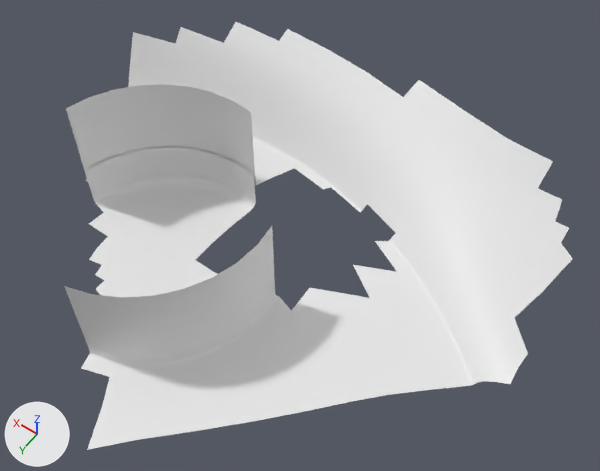
What one commit did to the OBJ model PadForge.App/3DModels/DS4/MagmaRed/B4.obj.
Both versions are drawn from a 50 mm lens placed at (35.8, 2.4, 10.7), pointed at (48.1, -14.9, -16.5). Every picture has the same lights, and +X, +Y and +Z are marked at lower left. The older version comes first. Where no turn or scale is listed for an object, it has been applied to the vertices.

In view in the first picture: 'B4'.
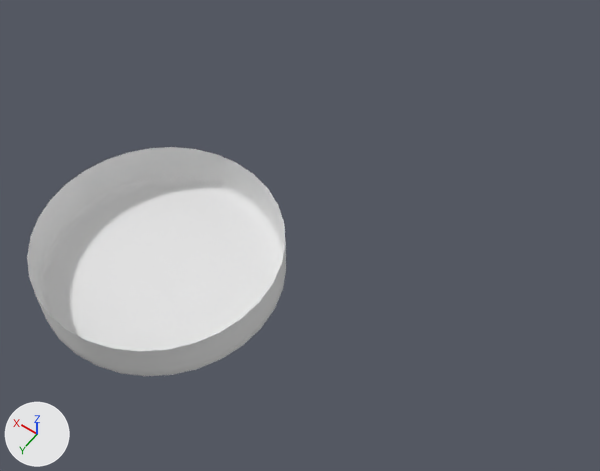
Where the change shows, as pixel boxes [x1, y1, x2, y2] in the pictures (600 x 471 px):
'B4', reshaped (49% narrower, 46% shorter)
    before: [64, 22, 573, 450]
    after: [27, 147, 286, 376]
part 1 of me_b4, deleted
    before: [64, 22, 573, 450]
part 2 of me_b4, added
    after: [27, 171, 286, 365]

The change in detail:
me_b4 is used by ob_b4; location (0.0, 0.0, 0.0).
me_b4 had 569 vertices, 472 faces and spanned x 38.0..62.0, y -23.7..-3.3, z -19.6..-13.4.
me_b4 now has 369 vertices, 352 faces and spans x 47.8..58.6, y -17.1..-6.3, z -19.6..-17.2.
me_b4 part 1: the loose piece of 322 vertices spanning x 38.0..62.0, y -23.7..-3.3, z -18.1..-13.4 is deleted.
Part 2, on me_b4:
117 vertices are added at x 48.2..58.6, y -16.7..-6.3, z -19.6..-17.2.
5 new vertices lie (0.1, 1.0, 0.0) away from vertices in x 58.1..58.5, y -12.7, z -19.5..-17.2.
140 new faces join them.
